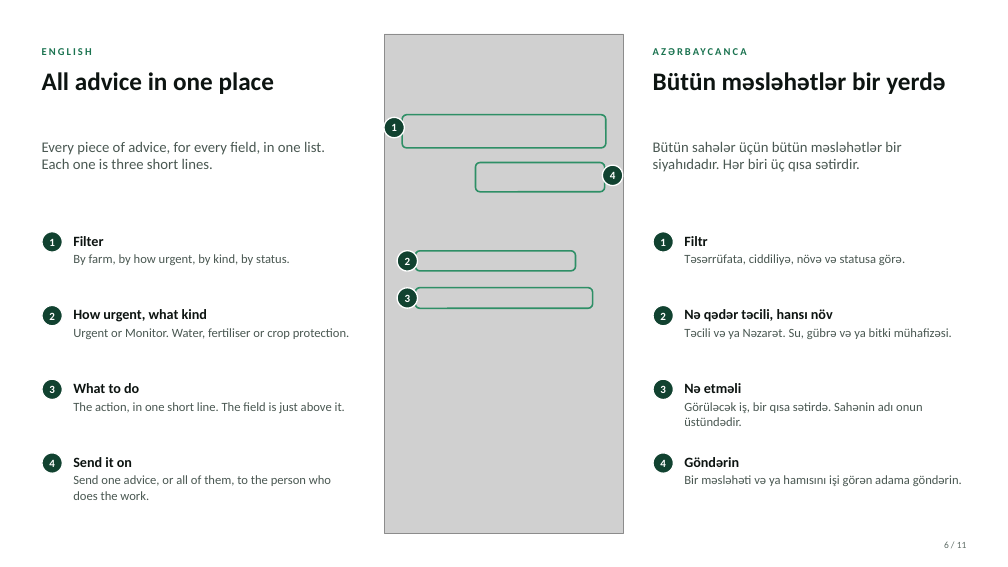
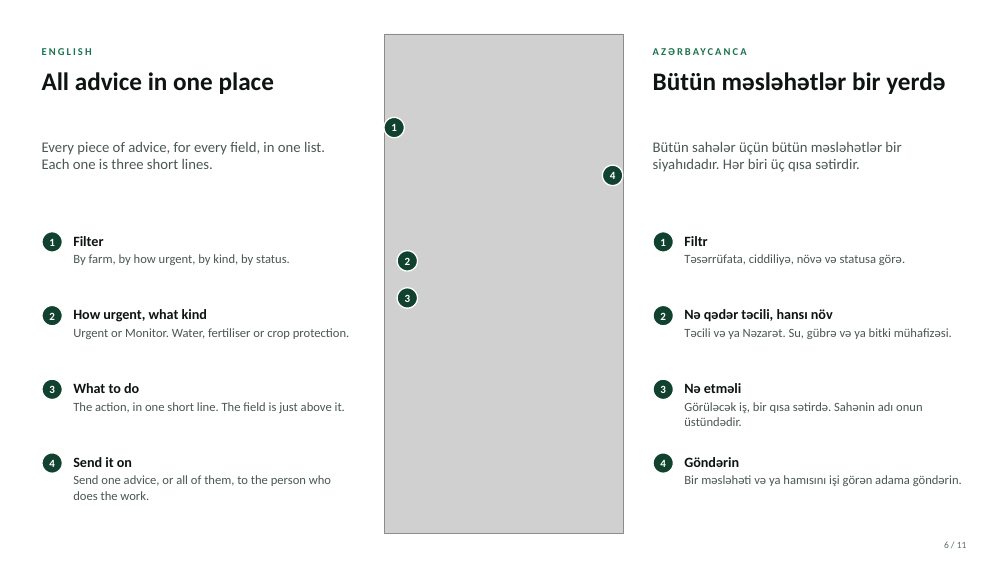
Before and after one commit to romainbigare/white-label-mockup, a slide deck: slide 6 of docs/Wafra_Farm_Health_and_Advice_v1.7.1.pptx. Drawn at 1008x567 pixels with LibreOffice and Linux fonts; fonts in the diff are those of the drawing; grey boxes stand for pictures. Boxes give left, top, right and bottom in pixels: in the first picture for what was removed or moved away, otherwise in the second. Text is boxed around its words. In the diff, an @@ line names an element or a change of style, - is before the commit and + after.

```diff
--- a/docs/Wafra_Farm_Health_and_Advice_v1.7.1.pptx
+++ b/docs/Wafra_Farm_Health_and_Advice_v1.7.1.pptx
@@ rounded rectangle removed at bbox=[402, 115, 606, 148] @@
@@ rounded rectangle removed at bbox=[476, 163, 605, 192] @@
@@ rounded rectangle removed at bbox=[415, 251, 575, 271] @@
@@ rounded rectangle removed at bbox=[415, 288, 593, 309] @@
```
Also in this commit, not shown: 8 other slides changed, 1 other file.
